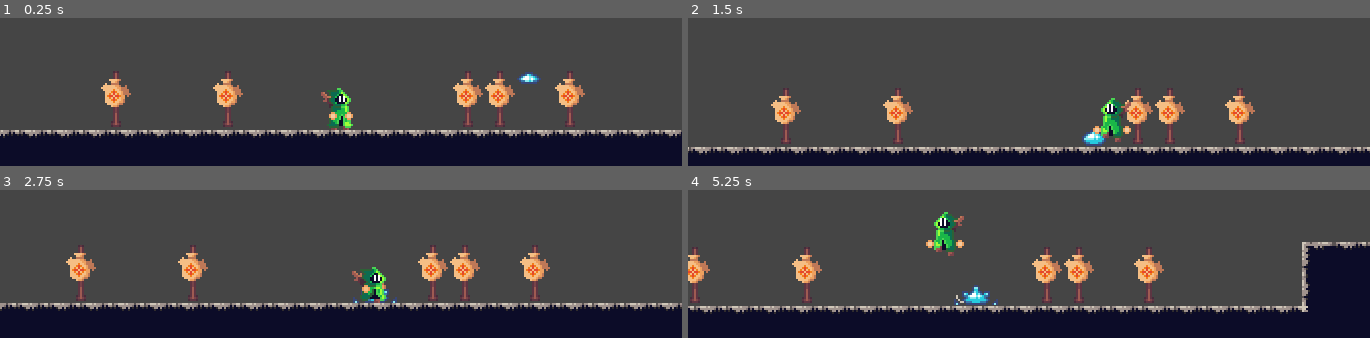
Above: before the commit, frames 1-4 (two rows, left to right).
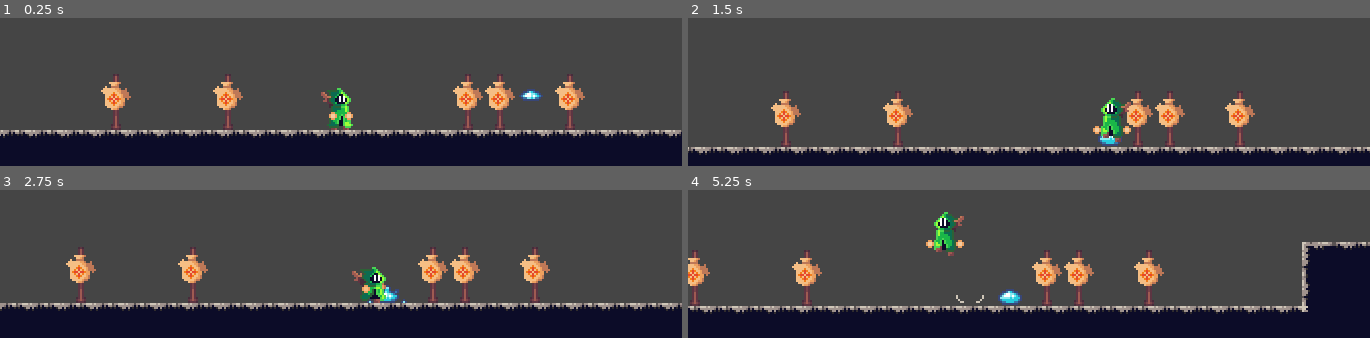
Above: after the commit, the same moments.

Repository: KrzysztofStaron/actionPlatformer
Game: Godot game, scene res://scenes/game.tscn
The game is run twice, just before and just after one commit, with the same random seed, the same clock (stepped at 60 frames per second) and the same inputs.
Inputs (mouse positions are in pixels of both pictures, inside the frame that each line leads up to):
- Up to frame 1 (0.25 s): no input
- Up to frame 2 (1.5 s): move the mouse to (outside the picture) at 0.52 s; hold D (move_right) 0.53-1.28 s; hold Space (jump) 0.53-1.28 s; move the mouse to (outside the picture) at 1.27 s; hold A (move_left) from 1.28 s (still down); click (outside the picture) at 1.35 s
- Up to frame 3 (2.75 s): tap Space (jump) at 1.52, 1.55, 1.82, 2.3 s; move the mouse to (outside the picture) at 2.02 s; release A (move_left) at 2.03 s; hold D (move_right) from 2.03 s (still down); hold Ctrl (walk) from 2.03 s (still down)
- Up to frame 4 (5.25 s): move the mouse to (994, 222) at 2.77 s; release Ctrl (walk) at 2.78 s; tap Space (jump) at 2.85, 3.02, 3.32, 3.77, 3.8, 4.07, 4.52, 4.55, 4.82 s; move the mouse to (1233, 203) at 3.52 s; release D (move_right) at 3.53 s; press the mouse at (1233, 203) at 3.53 s; hold A (move_left) from 3.53 s (still down); tap Escape (fullscreen, bound only after the commit) at 4.15 s; move the mouse to (outside the picture) at 4.27 s; release the mouse at (outside the picture) at 4.28 s; tap Ctrl (walk) at 4.35 s; move the mouse to (outside the picture) at 5.02 s; hold Space (jump) from 5.03 s (still down)

The runs differ from the first frame. In frame 1, 2.7% of the frame differs, in the area x 14-86%, y 35-76%; in frame 2, 2.6%; in frame 3, 2.2%; in frame 4, 3.0%, in the area x 0-70%, y 38-79%.

Commit message:
gravitation in base

Diff:
--- a/assets/autoLoad/gameManager.gd
+++ b/assets/autoLoad/gameManager.gd
@@ -5,3 +5,7 @@
 func _ready() -> void:
 	if !OS.is_debug_build():
 		OS.window_fullscreen = true
+
+func _input(event: InputEvent) -> void:
+	if OS.is_debug_build() and event.is_action_pressed("fullscreen"):
+		OS.window_fullscreen = !OS.window_fullscreen
--- a/enemies/base/enemyBase.gd
+++ b/enemies/base/enemyBase.gd
@@ -42,20 +42,22 @@
 		anim.play("death")
 
 func _physics_process(delta: float) -> void:
-	if knockbackReduction >= 999:
+	velocity.y = move_toward(velocity.y, maxGravitation, gravitation * delta)
+
+	if knockbackReduction < 999:
+		applyedKnockback = move_toward(applyedKnockback, 0, knockbackReduction + 1 * delta)
+		if anim.get_current_animation() != "death":
+			if applyedKnockback == 0:
+				velocity.x = dir * speed * speedMultiplayer
+			else:
+				velocity.x = applyedKnockback
+		else:
+			applyedKnockback = move_toward(applyedKnockback, 0, knockbackReduction + 1 * delta)
+			velocity.x = applyedKnockback
+	else:
 		applyedKnockback = 0
 
-	applyedKnockback = move_toward(applyedKnockback, 0, knockbackReduction + 1 * delta)
-	if anim.get_current_animation() != "death":
-		if applyedKnockback == 0:
-			velocity.x = dir * speed * speedMultiplayer
-		else:
-			velocity.x = applyedKnockback
-	else:
-		applyedKnockback = move_toward(applyedKnockback, 0, knockbackReduction + 1 * delta)
-		velocity.x = applyedKnockback
-
-	velocity.x = move_and_slide(Vector2(velocity.x, 0)).x
+	velocity = move_and_slide(velocity)
 
 func takeDamage(dmg: int, knockback: float) -> void:
 	applyedKnockback = knockback
--- a/enemies/dummy/dummy.tscn
+++ b/enemies/dummy/dummy.tscn
@@ -286,6 +286,7 @@
 frame = 8
 
 [node name="collision" parent="." index="1"]
+position = Vector2( 0, -1 )
 shape = SubResource( 8 )
 
 [node name="AnimationPlayer" parent="." index="4"]
--- a/enemies/slime/slime.gd
+++ b/enemies/slime/slime.gd
@@ -12,8 +12,6 @@
 	elif player.get_position() > get_position():
 		dir = 1
 
-	velocity.y = move_toward(velocity.y, maxGravitation, gravitation * delta)
-
 	velocity = move_and_slide(velocity)
 
 func _process(_delta: float) -> void:
@@ -24,8 +22,6 @@
 	elif anim.get_current_animation() != "jump" and grounded:
 		anim.play("land")
 
-
-
 func _on_AnimationPlayer_animation_finished(anim_name:String) -> void:
 	if anim_name == "atack":
 		anim.play("land")
--- a/enemies/slime/slime.tscn
+++ b/enemies/slime/slime.tscn
@@ -458,7 +458,7 @@
 "times": PoolRealArray( 0 ),
 "transitions": PoolRealArray( 1 ),
 "update": 0,
-"values": [ 1.0 ]
+"values": [ 1.2 ]
 }
 
 [sub_resource type="Animation" id=12]
@@ -569,10 +569,10 @@
 z_index = 1
 script = ExtResource( 2 )
 maxHealth = 100
-speed = 40
-speedMultiplayer = 0.1
-jumpHeight = -120
-knockbackReduction = 1
+speed = 30
+speedMultiplayer = 1.0
+jumpHeight = -100
+knockbackReduction = 2
 atackDamage = 25
 
 [node name="Sprite" parent="." index="0"]
@@ -581,7 +581,7 @@
 texture = ExtResource( 3 )
 hframes = 4
 vframes = 4
-frame = 10
+frame = 9
 region_rect = Rect2( 6.66583, 14.3943, 0.144131, 0.158957 )
 
 [node name="collision" parent="." index="1"]
@@ -593,7 +593,6 @@
 
 [node name="AnimationPlayer" parent="." index="4"]
 autoplay = "jump"
-playback_speed = 1.2
 anims/RESET = SubResource( 14 )
 anims/atack = SubResource( 2 )
 anims/death = SubResource( 3 )
--- a/player/player.tscn
+++ b/player/player.tscn
@@ -602,7 +602,6 @@
 [node name="animation" type="AnimationTree" parent="."]
 tree_root = ExtResource( 14 )
 anim_player = NodePath("../playerAnimations")
-active = true
 parameters/playback = SubResource( 60 )
 
 [node name="groundSensor" type="Area2D" parent="."]
--- a/project.godot
+++ b/project.godot
@@ -105,6 +105,11 @@
 , Object(InputEventJoypadButton,"resource_local_to_scene":false,"resource_name":"","device":0,"button_index":7,"pressure":0.0,"pressed":false,"script":null)
  ]
 }
+fullscreen={
+"deadzone": 0.5,
+"events": [ Object(InputEventKey,"resource_local_to_scene":false,"resource_name":"","device":0,"alt":false,"shift":false,"control":false,"meta":false,"command":false,"pressed":false,"scancode":16777217,"physical_scancode":0,"unicode":0,"echo":false,"script":null)
+ ]
+}
 
 [layer_names]
 
--- a/settings.gd
+++ b/settings.gd
@@ -1,4 +1,4 @@
 extends Node
 
 const gravitation := 300
-const maxGravitation := 410
+const maxGravitation := 600
